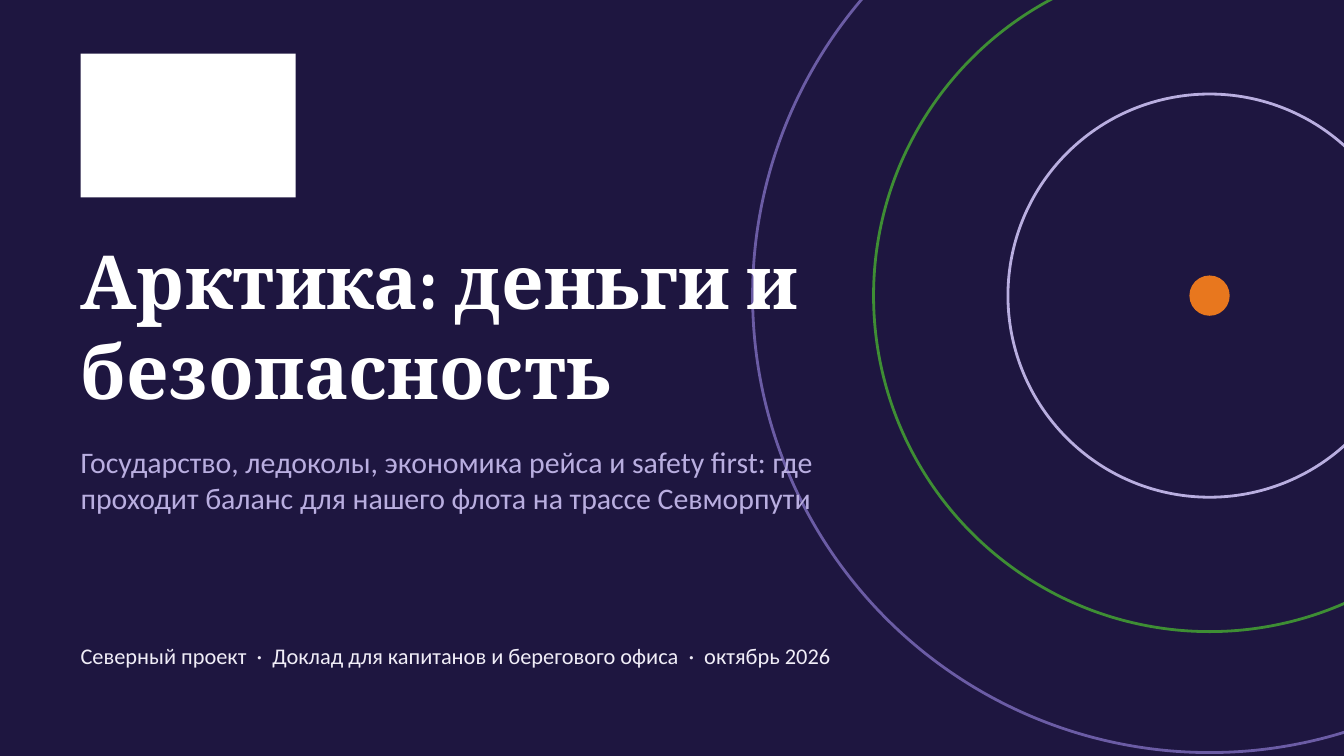
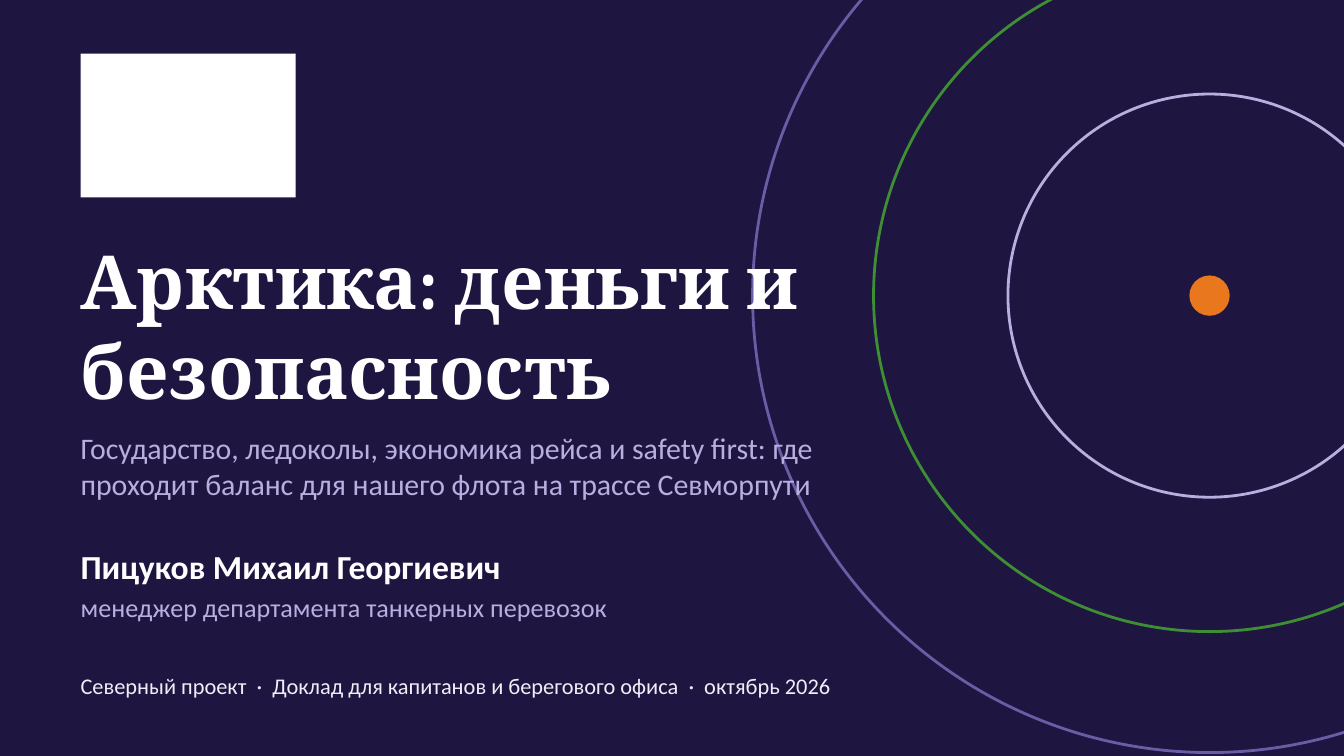
Before and after one commit to Mike-Pits/Arctic_presentation_2026_10_20, a slide deck: slide 1 of Arktika_dengi_i_bezopasnost.pptx. Drawn at 1344x756 pixels with LibreOffice and Linux fonts; fonts in the diff are those of the drawing; background and template pictures are left out. Boxes give left, top, right and bottom in pixels: in the first picture for what was removed or moved away, otherwise in the second. Text is boxed around its words. In the diff, an @@ line names an element or a change of style, - is before the commit and + after.

```diff
--- a/Arktika_dengi_i_bezopasnost.pptx
+++ b/Arktika_dengi_i_bezopasnost.pptx
@@ text "Государство, ледоколы, экономика рейса и ..." moved from (x1=81, y1=448, x2=813, y2=516) to (x1=81, y1=434, x2=813, y2=502) @@
@@ text added at (x1=81, y1=557, x2=501, y2=585), 18 pt, text #FFFFFF, bold @@
+Пицуков Михаил Георгиевич
@@ text added at (x1=81, y1=604, x2=607, y2=622), 14 pt, text #B9AEE0 @@
+менеджер департамента танкерных перевозок
@@ text "Северный проект · Доклад для ..." moved from (x1=81, y1=649, x2=830, y2=668) to (x1=81, y1=679, x2=830, y2=698) @@
```
Also in this commit, not shown: 7 other slides changed, 3 other files.
